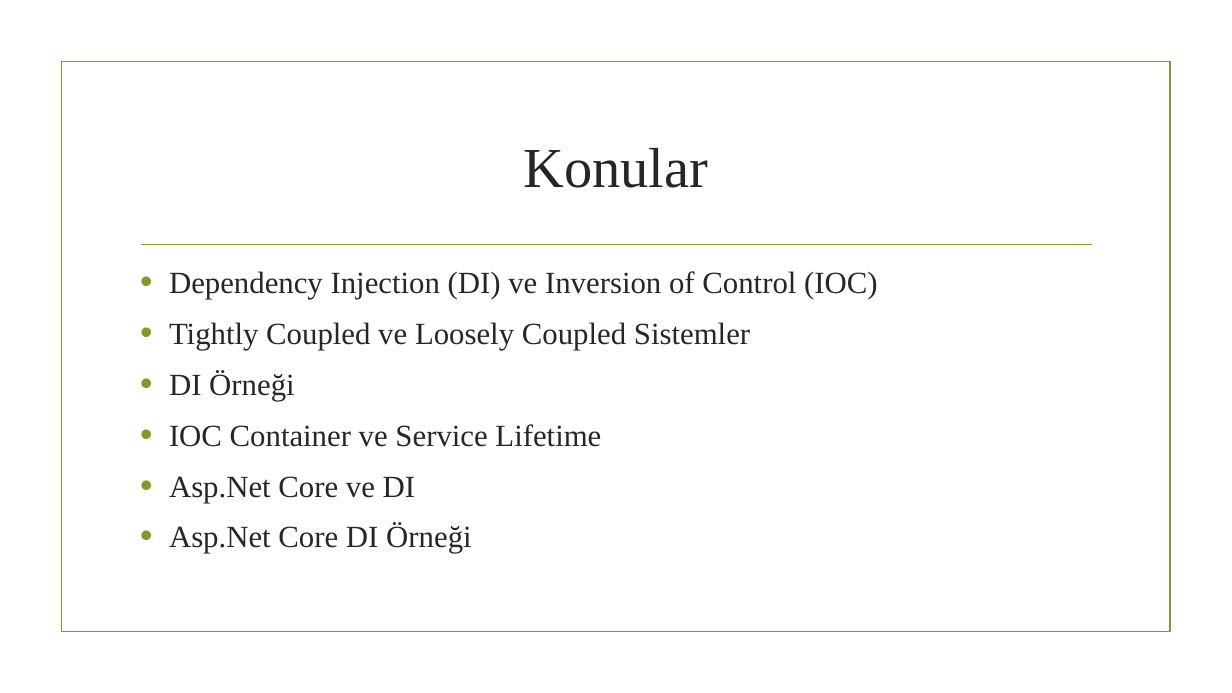
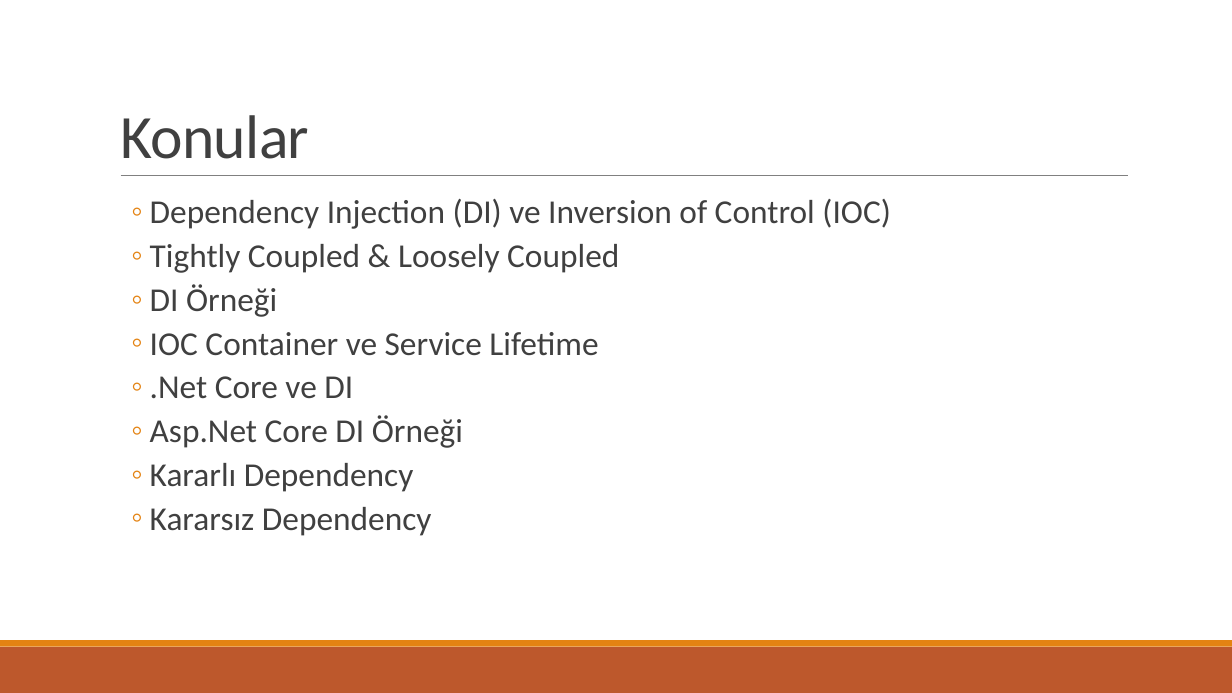
Before and after one commit to ozgurkaplan/MsMeetup20171025, a slide deck: slide 2 of Dependency Injection with net Core.pptx. Drawn at 1232x693 pixels with LibreOffice and Linux fonts; fonts in the diff are those of the drawing; background and template pictures are left out. Boxes give left, top, right and bottom in pixels: in the first picture for what was removed or moved away, otherwise in the second. Text is boxed around its words. In the diff, an @@ line names an element or a change of style, - is before the commit and + after.

Commit message:
kararlı ve kararsız dependency

```diff
--- a/Dependency Injection with net Core.pptx
+++ b/Dependency Injection with net Core.pptx
@@ title "Konular": place and size @@
-title "Konular" at (523,148,708,188)
+title "Konular" at (120,115,309,159)
@@ title "Konular" at (120,115,309,159): size 44 to 48 pt, font Times New Roman to Calibri, text colour #262626 to #404040, letter spacing 0 to -0.5 pt; alignment centre to left; line spacing 1 to 0.85; vertical alignment middle to bottom @@
@@ rectangle removed at (61,62,1170,632) @@
@@ line moved from (141, 245) - (1092, 245) to (121, 176) - (1128, 176) @@
@@ line (121, 176) - (1128, 176): stroke #83992A 1.25 pt to #808080 0.5 pt @@
@@ text "Dependency Injection (DI) ve Inversion ...": place and size @@
-text "Dependency Injection (DI) ve Inversion ..." at (169,271,878,553)
+text "Dependency Injection (DI) ve Inversion ..." at (150,199,890,536)
@@ text at (150,199,890,448): size 24 to 26 pt, font Times New Roman to Calibri, text colour #262626 to #404040 in "Dependency Injection (DI) ve Inversion of Control ...", "DI Örneği", "IOC Container ve Service Lifetime", "Asp.Net Core DI Örneği"; bullet • to ◦; list level 1 to 2 in "Dependency Injection (DI) ve Inversion ..."; line spacing 1 to 0.9; bullet colour #83992A to #E48312; list level 1 to 2 in "DI Örneği"; list level 1 to 2 in "IOC Container ve Service Lifetime"; list level 1 to 2 in "Asp.Net Core DI Örneği" @@
@@ text at (150,244,619,273): text changed; size 24 to 26 pt; font Times New Roman to Calibri; text colour #262626 to #404040 @@
-• Tightly Coupled ve Loosely Coupled Sistemler
+  ◦ Tightly Coupled & Loosely Coupled
@@ text at (150,376,353,399): text changed; size 24 to 26 pt; font Times New Roman to Calibri; text colour #262626 to #404040 @@
-• Asp.Net Core ve DI
+  ◦ .Net Core ve DI
@@ text at (150,463,432,536): paragraphs added @@
+  ◦ Kararlı Dependency
+  ◦ Kararsız Dependency
@@ rectangle added at (0,647,1232,693), fill #BD582C @@
@@ rectangle added at (0,640,1232,647), fill #E48312 @@
```
Also in this commit, not shown: 10 other slides changed, 4 slides added, 2 other files.
